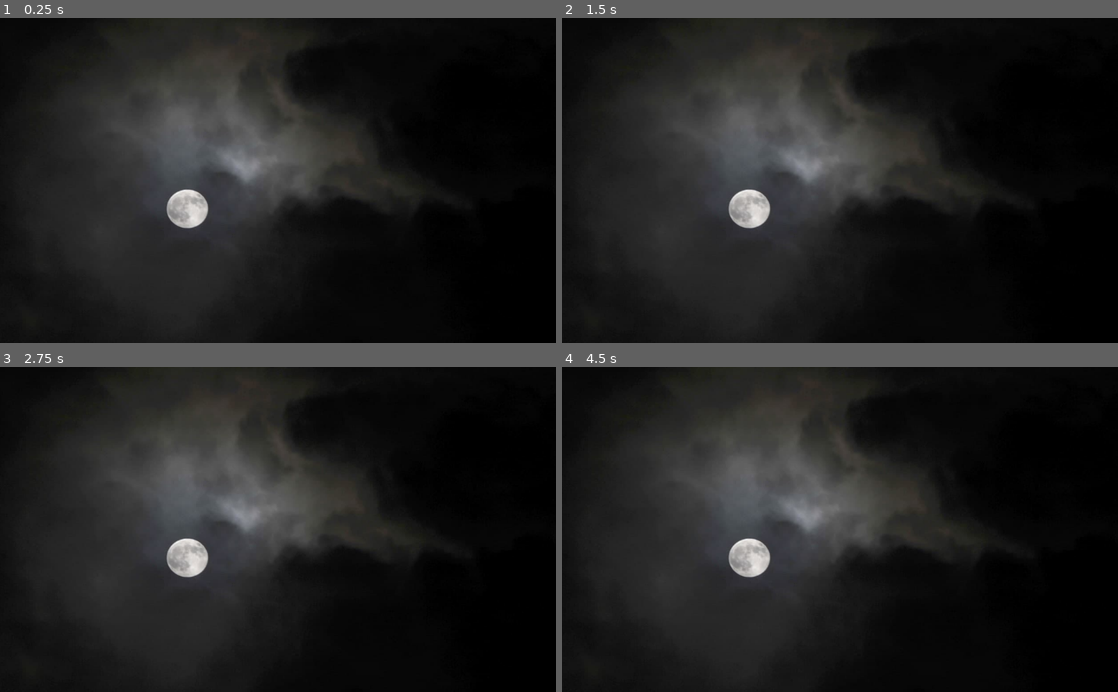
Above: before the commit, frames 1-4 (two rows, left to right).
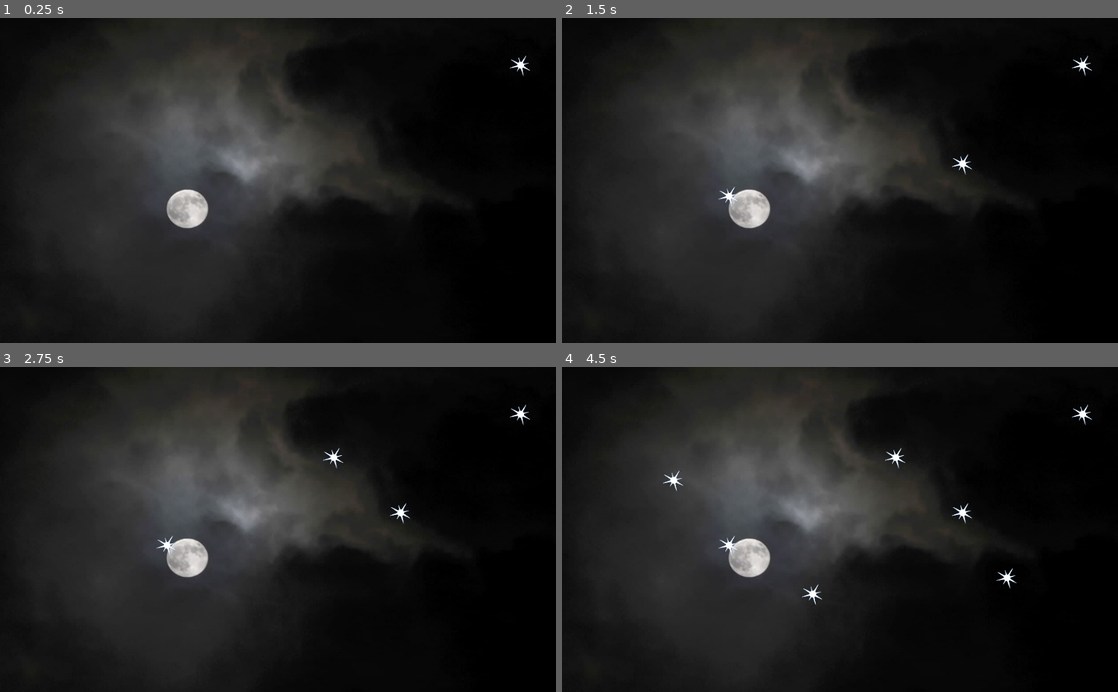
Above: after the commit, the same moments.

Repository: r8vnhill/godgal
Game: Godot game, scene res://Escenas/Main.tscn
The game is run twice, just before and just after one commit, with the same random seed, the same clock (stepped at 60 frames per second) and the same inputs.
Inputs (mouse positions are in pixels of both pictures, inside the frame that each line leads up to):
- Up to frame 1 (0.25 s): no input
- Up to frame 2 (1.5 s): tap Enter at 0.5 s; move the mouse to (962, 164) at 0.52 s; press the mouse at (962, 164) at 0.53 s; tap Space at 1.25 s; move the mouse to (728, 196) at 1.27 s; release the mouse at (728, 196) at 1.28 s; click (728, 196) at 1.35 s
- Up to frame 3 (2.75 s): tap Enter at 2 s; move the mouse to (333, 458) at 2.02 s; press the mouse at (333, 458) at 2.03 s
- Up to frame 4 (4.5 s): tap Space at 2.75, 4.25 s; move the mouse to (812, 594) at 2.77 s; release the mouse at (812, 594) at 2.78 s; click (812, 594) at 2.85 s; tap Enter at 3.5 s; move the mouse to (1006, 578) at 3.52 s; press the mouse at (1006, 578) at 3.53 s; move the mouse to (673, 480) at 4.27 s; release the mouse at (673, 480) at 4.28 s; click (673, 480) at 4.35 s

The runs differ from the first frame. In frame 1, less than 0.1% of the frame differs, in the area x 91-96%, y 11-18%; in frame 2, 0.2%; in frame 3, 0.3%; in frame 4, 0.5%, in the area x 18-96%, y 11-74%.

Commit message:
Se pueden agregar estrellitas haciendo clic

Diff:
--- a/Escenas/Main.tscn
+++ b/Escenas/Main.tscn
@@ -1,10 +1,19 @@
-[gd_scene load_steps=2 format=2]
+[gd_scene load_steps=4 format=2]
 
-[ext_resource path="res://Assets/Fondo/photo_2021-12-07_19-22-39.jpg" type="Texture" id=1]
+[ext_resource path="res://Scripts/Main.gd" type="Script" id=1]
+[ext_resource path="res://Assets/Fondo/photo_2021-12-07_19-22-39.jpg" type="Texture" id=2]
+[ext_resource path="res://Escenas/Star.tscn" type="PackedScene" id=3]
 
 [node name="Main" type="Node2D"]
+script = ExtResource( 1 )
+
+[node name="Viewport" type="Viewport" parent="."]
+size = Vector2( 100, 100 )
 
 [node name="Fondo" type="Sprite" parent="."]
 position = Vector2( 511, 303 )
 scale = Vector2( 0.816015, 0.762195 )
-texture = ExtResource( 1 )
+texture = ExtResource( 2 )
+
+[node name="Star" parent="." instance=ExtResource( 3 )]
+position = Vector2( 958, 88 )
--- /dev/null
+++ b/Escenas/Star.tscn
@@ -0,0 +1,11 @@
+[gd_scene load_steps=3 format=2]
+
+[ext_resource path="res://Assets/AlienUFOPack/laserBlue_burst.png" type="Texture" id=1]
+[ext_resource path="res://Scripts/Star.gd" type="Script" id=2]
+
+[node name="Star" type="Node2D"]
+scale = Vector2( 0.2, 0.2 )
+script = ExtResource( 2 )
+
+[node name="Sprite" type="Sprite" parent="."]
+texture = ExtResource( 1 )
--- /dev/null
+++ b/Scripts/Main.gd
@@ -0,0 +1,32 @@
+extends Node2D
+
+
+# Declare member variables here. Examples:
+# var a = 2
+# var b = "text"
+var stars
+var Star
+
+
+# Called when the node enters the scene tree for the first time.
+func _ready():
+	stars = []
+	Star = preload("../Escenas/Star.tscn")
+	#var new_node = MyNode.instance()
+	#if you want to change something in the node (for example the position here):
+	#new_node.position = new_position
+	#scene.add_child(new_node)
+	# Replace with function body.
+
+
+# Called every frame. 'delta' is the elapsed time since the previous frame.
+#func _process(delta):
+#	pass
+
+func _input(event):
+	if Input.is_action_pressed("ui_click"):
+		var new_star = Star.instance()
+		new_star.place = get_global_mouse_position()
+		new_star.position = new_star.place
+		stars.append(new_star)
+		get_tree().get_current_scene().add_child(new_star)
--- /dev/null
+++ b/Scripts/Star.gd
@@ -0,0 +1,17 @@
+extends Node2D
+
+
+# Declare member variables here. Examples:
+# var a = 2
+# var b = "text"
+var place
+
+
+# Called when the node enters the scene tree for the first time.
+func _ready():
+	place = Vector2(0,0)
+
+
+# Called every frame. 'delta' is the elapsed time since the previous frame.
+#func _process(delta):
+#	pass
Binary file added: Assets/AlienUFOPack/dome.png
Not shown, added: Assets/AlienUFOPack/dome.png.import
Binary file added: Assets/AlienUFOPack/laserBeige1.png
Not shown, added: Assets/AlienUFOPack/laserBeige1.png.import
Binary file added: Assets/AlienUFOPack/laserBeige2.png
Not shown, added: Assets/AlienUFOPack/laserBeige2.png.import
Binary file added: Assets/AlienUFOPack/laserBeige3.png
Not shown, added: Assets/AlienUFOPack/laserBeige3.png.import
Binary file added: Assets/AlienUFOPack/laserBeige_burst.png
Not shown, added: Assets/AlienUFOPack/laserBeige_burst.png.import
Binary file added: Assets/AlienUFOPack/laserBeige_groundBurst.png
Not shown, added: Assets/AlienUFOPack/laserBeige_groundBurst.png.import
(and 81 more such lines)
